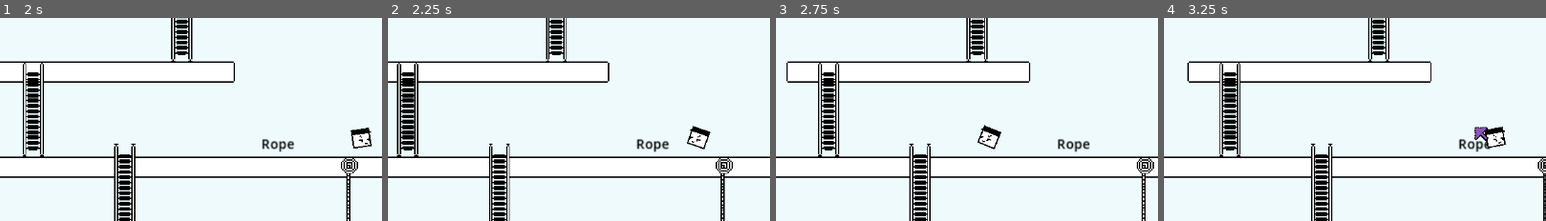
Above: before the commit, frames 1-4 (left to right).
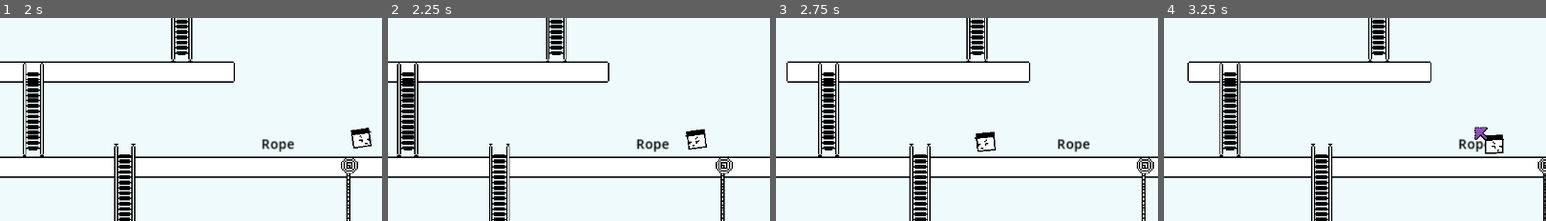
Above: after the commit, the same moments.

Repository: mariacki/and_what
Game: Godot game, scene res://scenes/game.tscn
The game is run twice, just before and just after one commit, with the same random seed, the same clock (stepped at 60 frames per second) and the same inputs.
Inputs:
- Up to frame 1 (2 s): tap Enter at 0.5 s; hold Right (ui_right) from 0.53 s (still down); tap Ctrl (action) at 0.6, 1.35 s
- Up to frame 2 (2.25 s): release Right (ui_right) at 2.03 s; hold Left (ui_left) from 2.03 s (still down); tap Ctrl (action) at 2.1 s
- Up to frame 3 (2.75 s): keep holding Left (ui_left)
- Up to frame 4 (3.25 s): release Left (ui_left) at 2.78 s; hold Right (ui_right) from 2.78 s (still down); tap Ctrl (action) at 2.85 s
The pictures show only the part of the screen within x 11-61%, y 24-74%; the shares and areas given below are measured in that part.

Frame 1 is identical in both runs. In frame 2, 0.4% of the frame differs, in the area x 77-85%, y 53-66%; in frame 3, 0.5%, in the area x 52-59%, y 52-67%; in frame 4, 0.5%.

Commit message:
Move the animation related code to animations component

Diff:
--- a/src/player/player.gd
+++ b/src/player/player.gd
@@ -5,8 +5,7 @@
 const SPEED = 200.0
 const JUMP_VELOCITY = -400.0
 
-@export var animation_player: AnimationPlayer
-@export var sprite: Sprite2D
+@onready var visuals: PlayerVisuals = %Visuals
 @export var arrow: Node2D
 
 @export var jump_length: float = 100
@@ -24,7 +23,6 @@
 
 func _ready() -> void:
 	z_index = Units.LAYER_PLAYER
-	animation_player.play("move")
 
 	state_machine.register_state(PlayerWalking, PlayerWalking.new())
 	state_machine.register_state(PlayerInTransport, PlayerInTransport.new())
@@ -50,27 +48,7 @@
 
 
 func _update_animations(direction: float) -> void:
-	var animation = _get_walking_animation(direction)
-
-	if animation_player.current_animation == animation:
-		return
-
-	animation_player.play(animation)
-
-	if direction < 0:
-		sprite.flip_h = true
-	else:
-		sprite.flip_h = false
-
-
-func _get_walking_animation(direction: float) -> StringName:
-	if direction == 0:
-		return "idle"
-
-	if direction < 0:
-		return "move_left"
-
-	return "move_right"
+	visuals.moving(direction)
 
 
 func _current_state() -> PlayerBaseState:
--- a/src/player/player.tscn
+++ b/src/player/player.tscn
@@ -2,6 +2,7 @@
 
 [ext_resource type="Texture2D" uid="uid://b7qojdskvqscu" path="res://texture/player.png" id="1_4anbu"]
 [ext_resource type="Script" uid="uid://dsxfdfg8qb86e" path="res://src/player/player.gd" id="1_rxibo"]
+[ext_resource type="Script" uid="uid://dy31l8p8fnhow" path="res://src/player/player_visuals.gd" id="2_5f2sf"]
 [ext_resource type="Texture2D" uid="uid://ba1aba64ucyg6" path="res://texture/pointer.png" id="3_mf2ua"]
 [ext_resource type="Script" uid="uid://m6kqmspmnu21" path="res://src/player/detection_area.gd" id="4_244u8"]
 
@@ -162,10 +163,8 @@
 [sub_resource type="CircleShape2D" id="CircleShape2D_y3hcq"]
 radius = 14.0
 
-[node name="Player" type="CharacterBody2D" unique_id=101684812 node_paths=PackedStringArray("animation_player", "sprite", "arrow")]
+[node name="Player" type="CharacterBody2D" unique_id=101684812 node_paths=PackedStringArray("arrow")]
 script = ExtResource("1_rxibo")
-animation_player = NodePath("Visuals/AnimationPlayer")
-sprite = NodePath("Visuals/Sprite")
 arrow = NodePath("Visuals/Arrow")
 
 [node name="CollisionShape2D" type="CollisionShape2D" parent="." unique_id=225578658]
@@ -173,6 +172,7 @@
 
 [node name="Visuals" type="Node2D" parent="." unique_id=2050255895]
 unique_name_in_owner = true
+script = ExtResource("2_5f2sf")
 
 [node name="AnimationPlayer" type="AnimationPlayer" parent="Visuals" unique_id=842931445]
 unique_name_in_owner = true
@@ -181,6 +181,7 @@
 speed_scale = 1.522
 
 [node name="Sprite" type="Sprite2D" parent="Visuals" unique_id=1154160600]
+unique_name_in_owner = true
 texture_filter = 1
 texture = ExtResource("1_4anbu")
 
--- /dev/null
+++ b/src/player/player_visuals.gd
@@ -0,0 +1,37 @@
+class_name PlayerVisuals
+extends Node2D
+
+const ANIM_MOVE_RIGHT = "move_right"
+const ANIM_MOVE_LEFT = "move_right"
+const ANIM_JUMP = "jump"
+const ANIM_IDLE = "idle"
+
+@onready var _animation_player: AnimationPlayer = %AnimationPlayer
+@onready var _sprite: Sprite2D = %Sprite
+
+func set_animation(animation_name: String) -> void:
+	if _animation_player.current_animation == animation_name:
+		return
+
+	_animation_player.play(animation_name)
+
+
+func moving(dir_x: float) -> void:
+	var animation = _get_move_animation(dir_x)
+
+	set_animation(animation)
+
+	if dir_x < 0:
+		_sprite.flip_h = true
+	else:
+		_sprite.flip_h = false
+
+
+func _get_move_animation(direction: float) -> StringName:
+	if direction == 0:
+		return ANIM_IDLE
+
+	if direction < 0:
+		return ANIM_MOVE_LEFT
+
+	return ANIM_MOVE_RIGHT
--- a/src/player/states/player_falling.gd
+++ b/src/player/states/player_falling.gd
@@ -2,7 +2,7 @@
 extends PlayerBaseState
 
 func _enter(player: Player) -> void:
-	player.animation_player.play("idle")
+	player.visuals.set_animation(PlayerVisuals.ANIM_IDLE)
 
 
 func physics_process(player: Player, _delta: float) -> void:
--- a/src/player/states/player_in_transport.gd
+++ b/src/player/states/player_in_transport.gd
@@ -2,7 +2,7 @@
 extends PlayerBaseState
 
 func _enter(player: Player) -> void:
-	player.animation_player.play(player.moving_animation)
+	player.visuals.set_animation(player.moving_animation)
 
 
 func physics_process(player: Player, _delta: float) -> void:
--- a/src/player/states/player_walking.gd
+++ b/src/player/states/player_walking.gd
@@ -3,7 +3,7 @@
 func _exit(player: Player) -> void:
 	player.can_climb = false
 	player.arrow.visible = false
-	player.animation_player.play("idle")
+	player.visuals.set_animation(PlayerVisuals.ANIM_IDLE)
 	player.skill_card_pickup = null
 
 func physics_process(player: Player, _delta: float) -> void:
@@ -64,7 +64,7 @@
 		return
 
 	player.move_destination = player.global_position + edge.jump_direction * player.jump_length
-	player.moving_animation = "jump"
+	player.moving_animation = PlayerVisuals.ANIM_JUMP
 
 	player.state_machine.switch_state(PlayerInTransport, player)
 
@@ -78,7 +78,7 @@
 		return
 
 	player.move_destination = transport_point.destination_point.global_position
-	player.moving_animation = "idle"
+	player.moving_animation = PlayerVisuals.ANIM_IDLE
 	player.global_position.x = transport_point.destination_point.global_position.x
 
 	player.state_machine.switch_state(PlayerInTransport, player)
Not shown, added: src/player/player_visuals.gd.uid
Not shown, changed: todo.md
